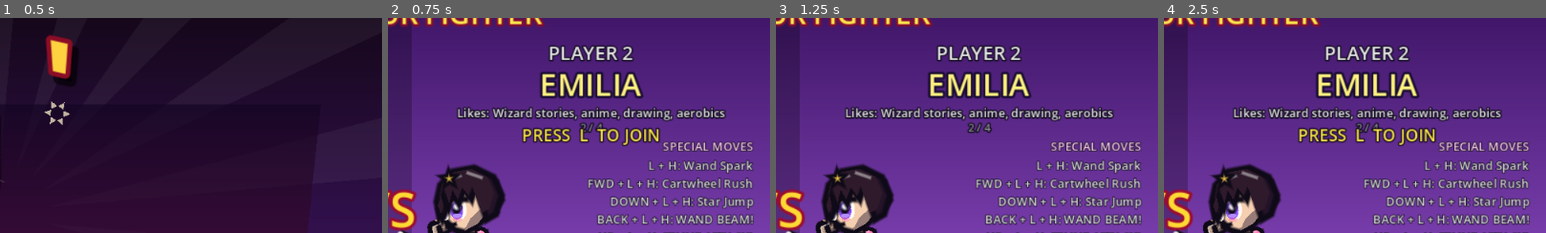
Above: before the commit, frames 1-4 (left to right).
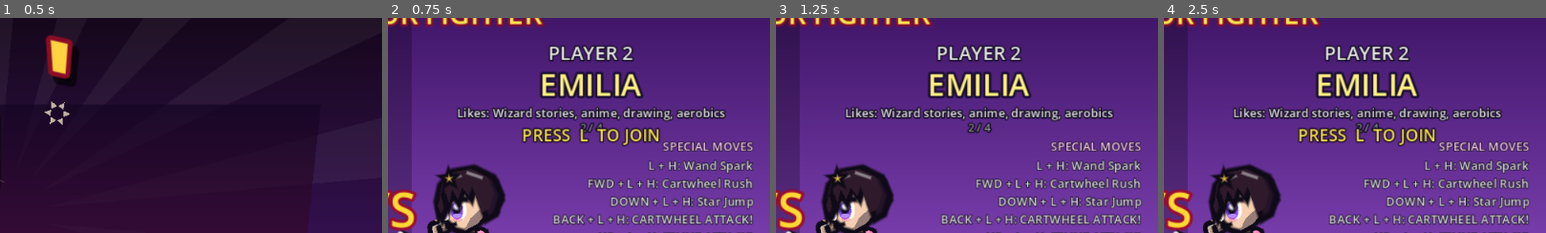
Above: after the commit, the same moments.

Repository: timoteoponce/fighting-game
Game: Godot game, scene res://scenes/main.tscn
Two runs of this game, one before a commit and one after it. Both use one fixed random seed, a clock stepped at 60 frames per second and the inputs below.
Inputs:
- Up to frame 1 (0.5 s): no input
- Up to frame 2 (0.75 s): tap Enter at 0.5 s; hold D from 0.53 s (still down); tap F at 0.6 s
- Up to frame 3 (1.25 s): keep holding D
- Up to frame 4 (2.5 s): release D at 1.28 s; hold S 1.28-2.03 s; tap G at 1.35 s; hold D from 2.03 s (still down); tap 1 at 2.1 s
The pictures show only the part of the screen within x 50-100%, y 7-57%; the shares and areas given below are measured in that part.

Frame 1 is identical in both runs. In frame 2, 1.8% of the frame differs, in the area x 43-96%, y 91-97%; in frame 3, 1.8%; in frame 4, 1.8%.

Commit message:
Updates Emilia special

Diff:
--- a/autoload/sfx.gd
+++ b/autoload/sfx.gd
@@ -90,19 +90,41 @@
 		_voices[id + "/" + line] = custom if custom else _voice(pitch, line)
 
 
+## Loads a fighter's voice line. Recordings dropped next to the executable win
+## over the built-in ones.
+##
+## The built-in path is used *as is* and must not be globalized:
+## `globalize_path("res://voices")` resolves to the executable's directory in an
+## exported build, not to the pack, so globalizing it is why Ulises' records
+## went missing from the web build (he is the only fighter with custom voices).
 func _load_recording(id: String, line: String) -> AudioStream:
-	for dir in [OS.get_executable_path().get_base_dir() + "/voices", ProjectSettings.globalize_path("res://voices")]:
-		var base := "%s/%s/%s" % [dir, id, line]
-		if FileAccess.file_exists(base + ".wav"):
-			# afconvert writes WAVE_FORMAT_EXTENSIBLE, which Godot's loader rejects.
-			var parsed := _load_pcm_wav(base + ".wav")
-			if parsed != null:
-				return parsed
-			var loaded := AudioStreamWAV.load_from_file(base + ".wav")
-			if loaded != null:
-				return loaded
-		if FileAccess.file_exists(base + ".ogg"):
-			return AudioStreamOggVorbis.load_from_file(base + ".ogg")
+	var stream := _load_recording_dir(OS.get_executable_path().get_base_dir() + "/voices", id, line, false)
+	if stream != null:
+		return stream
+	return _load_recording_dir("res://voices", id, line, true)
+
+
+func _load_recording_dir(dir: String, id: String, line: String, in_pack: bool) -> AudioStream:
+	var base := "%s/%s/%s" % [dir, id, line]
+	# Read a WAV ourselves first: afconvert writes WAVE_FORMAT_EXTENSIBLE, which
+	# Godot's loader rejects, and the raw bytes are the only way in.
+	if FileAccess.file_exists(base + ".wav"):
+		var parsed := _load_pcm_wav(base + ".wav")
+		if parsed != null:
+			return parsed
+		var loaded := AudioStreamWAV.load_from_file(base + ".wav")
+		if loaded != null:
+			return loaded
+	if FileAccess.file_exists(base + ".ogg"):
+		return AudioStreamOggVorbis.load_from_file(base + ".ogg")
+	# A built-in's raw file may not be packed but its imported resource is.
+	# `load()` follows the .import remap, which FileAccess cannot.
+	if in_pack:
+		for res in [base + ".wav", base + ".ogg"]:
+			if ResourceLoader.exists(res):
+				var r = load(res)
+				if r is AudioStream:
+					return r
 	return null
 
 
--- a/characters/emilia.gd
+++ b/characters/emilia.gd
@@ -40,7 +40,7 @@
 		["L + H", "Wand Spark"],
 		["FWD + L + H", "Cartwheel Rush"],
 		["DOWN + L + H", "Star Jump"],
-		["BACK + L + H", "WAND BEAM!"],
+		["BACK + L + H", "CARTWHEEL ATTACK!"],
 		["UP + L + H", "FELINE ATTACK!"],
 	]
 	poses = {
@@ -90,36 +90,40 @@
 			"pose_s": {"leg_f": 60, "knee_f": 100, "leg_b": 20, "knee_b": 100},
 			"pose_a": {"arm_f": 150, "elb_f": 0, "arm_b": 210, "elb_b": 0, "leg_f": 40, "knee_f": 0, "leg_b": -40, "knee_b": 0,
 				"lean": 0, "ground": 0, "hip": -46}}),
-		# Hyper A — WAND BEAM. Her old summons are gone; this is the wand itself,
-		# fired as a bar of raw light: violet body, white core, and a hard edge.
-		"hyper": MoveData.make({"id": "wand beam", "display": "WAND BEAM!", "level": 3, "startup": 15,
-			"active": 1, "recovery": 46, "invuln": 45, "prop": "sketch", "sfx": "magic",
-			"projectile": {"kind": "beam", "anchored": true, "size": Vector2(520, 120), "offset": Vector2(60, -84), "life": 52,
-				"hits": 12, "interval": 4, "damage": 22, "hitstun": 18, "kb": Vector2(3.4, 0), "chip": 0.2, "hitstop": 3,
-				"meter": 0.0, "level": 3, "final_knockdown": true, "strength": 99, "shake": 0.9, "sfx": "magic",
-				"tint": {"core": Color("fff8ff"), "mid": Color("b45cf0"), "edge": Color("3a0d5e"),
-					"halo": Color("c98aff"), "text": "WAND BEAM", "label": Color("2a0846"),
-					"label_ink": Color("f6e6ff")}},
-			# Wand held out in both hands, chin up: she is aiming it.
-			"cutin_pose": {"lean": -8, "head": -18, "arm_f": 164, "elb_f": 14, "arm_b": 150, "elb_b": 24,
-				"leg_f": 26, "knee_f": 26, "leg_b": -20, "knee_b": 22},
+		# Hyper A — CARTWHEEL ATTACK. Aerobics is her thing, so her heavy super is
+		# a full sideways wheel that keeps kicking all the way through them. Pure
+		# melee: it paces its own hits and carries no projectile, so it lands as a
+		# run of small kicks that resolve into one heavy finish.
+		"hyper": MoveData.make({"id": "cartwheel attack", "display": "CARTWHEEL ATTACK!", "level": 3,
+			"startup": 12, "active": 26, "recovery": 44, "invuln": 46, "sfx": "kick",
+			"hits": 6, "hit_interval": 4, "damage": 23, "hitstun": 17,
+			"hitbox": Rect2(-20, -124, 124, 112), "kb": Vector2(3.0, -3.6), "chip": 0.2,
+			"hitstop": 5, "meter": 0.0, "shake": 2.4, "hit_sfx": "heavy",
+			"dash_speed": 7.5, "dash_from": 5, "dash_to": 26,
+			"knockdown": true, "strength": 99, "spin": 720.0,
+			# Coiled low, both hands planted, ready to throw her weight over.
+			"cutin_pose": {"lean": 20, "head": 8, "arm_f": 34, "elb_f": 122, "arm_b": 44, "elb_b": 132,
+				"leg_f": 32, "knee_f": 52, "leg_b": -24, "knee_b": 46},
 			"keys": [
-				# Both hands come together on the wand...
-				[0, {"lean": 6, "head": 8, "arm_f": 40, "elb_f": 120, "arm_b": 30, "elb_b": 130,
-					"leg_f": 34, "knee_f": 40, "leg_b": -22, "knee_b": 30}, 0.5],
-				# ...then it is out in front of her and the light leaves the tip.
-				[14, {"lean": -8, "head": -14, "arm_f": 150, "elb_f": 8, "arm_b": 138, "elb_b": 14,
-					"leg_f": 40, "knee_f": 18, "leg_b": -26, "knee_b": 24}, 0.95],
-				[36, {"lean": -4, "head": -10, "arm_f": 144, "elb_f": 12, "arm_b": 132, "elb_b": 18,
-					"leg_f": 34, "knee_f": 22, "leg_b": -22, "knee_b": 26}, 0.4],
-				[50, {"lean": 2, "head": 0, "arm_f": 44, "elb_f": 90, "arm_b": 48, "elb_b": 96,
+				[0, {"lean": 22, "head": 10, "arm_f": 30, "elb_f": 126, "arm_b": 40, "elb_b": 136,
+					"leg_f": 28, "knee_f": 56, "leg_b": -22, "knee_b": 48}, 0.5],
+				# Hands down, hips up, legs scissoring wide: the wheel is over.
+				[11, {"lean": 0, "head": 0, "arm_f": 172, "elb_f": 0, "arm_b": 192, "elb_b": 0,
+					"leg_f": 42, "knee_f": 0, "leg_b": -42, "knee_b": 0, "ground": 0, "hip": -58}, 0.95],
+				# Feet over her head, still travelling.
+				[28, {"lean": 0, "head": 0, "arm_f": 168, "elb_f": 0, "arm_b": 188, "elb_b": 0,
+					"leg_f": 36, "knee_f": 0, "leg_b": -36, "knee_b": 0, "ground": 0, "hip": -54}, 0.6],
+				# Lands out of it, chest up, hands out.
+				[46, {"lean": 6, "head": 2, "arm_f": 44, "elb_f": 90, "arm_b": 48, "elb_b": 96,
 					"leg_f": 30, "knee_f": 34, "leg_b": -20, "knee_b": 30}, 0.35],
 			],
-			"events": {14: [["voice", {"line": "hyper"}], ["shake", {"amount": 4.0}]],
-				26: [["shake", {"amount": 2.5}]]},
-			# Shoving the light further out.
-			"contact_pose": {"lean": 12, "head": -6, "arm_f": 136, "elb_f": 20, "arm_b": 124, "elb_b": 26,
-				"leg_f": 34, "knee_f": 26, "leg_b": -22, "knee_b": 28}}),
+			# A whoosh as she leaves the floor, then a bigger one per revolution.
+			"events": {12: [["voice", {"line": "hyper"}], ["slash", {}], ["shake", {"amount": 3.0}]],
+				22: [["slash", {"r": 84.0}], ["sfx", {"name": "kick"}]],
+				32: [["slash", {"r": 76.0}]]},
+			# Bare foot through them, mid-wheel.
+			"contact_pose": {"lean": 8, "head": 4, "arm_f": 176, "elb_f": 0, "arm_b": 196, "elb_b": 0,
+				"leg_f": 50, "knee_f": 0, "leg_b": -32, "knee_b": 8, "ground": 0, "hip": -58}}),
 		# Hyper B — FELINE ATTACK. The tiger she drew comes off the page and goes
 		# for them. It travels, so it keeps the projectile-slow rule: the overlap
 		# window has to outlast `hits * interval` or it can never finish.
@@ -150,33 +154,33 @@
 			# The cat is through them and she is still holding the page up.
 			"contact_pose": {"lean": 14, "head": 6, "arm_f": 118, "elb_f": 0, "arm_b": 84, "elb_b": 60,
 				"leg_f": 40, "knee_f": 30, "leg_b": -30, "knee_b": 40}}),
-		# MAX of WAND BEAM — the whole chapter at once, and wide enough that it
-		# reads as the room being lit rather than as one shot.
-		"hyper_max": MoveData.make({"id": "page one hundred", "display": "PAGE ONE HUNDRED!", "level": 3,
-			"startup": 18, "active": 1, "recovery": 52, "invuln": 47, "prop": "sketch",
-			"meter_cost": 300, "sfx": "magic",
-			"projectile": {"kind": "beam", "anchored": true, "size": Vector2(820, 230), "offset": Vector2(60, -110), "life": 84,
-				"hits": 17, "interval": 5, "damage": 28, "hitstun": 20, "kb": Vector2(3.8, -1.0), "chip": 0.2, "hitstop": 4,
-				"meter": 0.0, "level": 3, "final_knockdown": true, "strength": 99, "shake": 1.0, "sfx": "magic",
-				"tint": {"core": Color("ffffff"), "mid": Color("d47cff"), "edge": Color("2a0846"),
-					"halo": Color("e2b0ff"), "text": "PAGE ONE HUNDRED", "label": Color("1a0430"),
-					"label_ink": Color("ffffff")}},
-			"cutin_pose": {"lean": -14, "head": -26, "arm_f": 176, "elb_f": 8, "arm_b": 162, "elb_b": 16,
-				"leg_f": 18, "knee_f": 22, "leg_b": -14, "knee_b": 20},
+		# MAX of CARTWHEEL ATTACK — a longer, faster wheel that spins the whole
+		# way round twice and sweeps most of the screen while it goes.
+		"hyper_max": MoveData.make({"id": "cartwheel cyclone", "display": "CARTWHEEL CYCLONE!", "level": 3,
+			"startup": 14, "active": 32, "recovery": 52, "invuln": 50, "sfx": "kick",
+			"meter_cost": 300,
+			"hits": 9, "hit_interval": 4, "damage": 25, "hitstun": 18,
+			"hitbox": Rect2(-28, -134, 156, 126), "kb": Vector2(3.4, -4.2), "chip": 0.2,
+			"hitstop": 5, "meter": 0.0, "shake": 3.0, "hit_sfx": "heavy",
+			"dash_speed": 9.5, "dash_from": 5, "dash_to": 30,
+			"knockdown": true, "strength": 99, "spin": 1080.0,
+			"cutin_pose": {"lean": 22, "head": 10, "arm_f": 28, "elb_f": 128, "arm_b": 38, "elb_b": 138,
+				"leg_f": 30, "knee_f": 56, "leg_b": -22, "knee_b": 50},
 			"keys": [
-				[0, {"lean": 8, "head": 10, "arm_f": 30, "elb_f": 130, "arm_b": 22, "elb_b": 140,
-					"leg_f": 40, "knee_f": 44, "leg_b": -26, "knee_b": 32}, 0.5],
-				[17, {"lean": -12, "head": -22, "arm_f": 168, "elb_f": 4, "arm_b": 156, "elb_b": 10,
-					"leg_f": 26, "knee_f": 12, "leg_b": -16, "knee_b": 14}, 0.95],
-				[62, {"lean": -6, "head": -16, "arm_f": 158, "elb_f": 10, "arm_b": 146, "elb_b": 16,
-					"leg_f": 22, "knee_f": 14, "leg_b": -12, "knee_b": 16}, 0.4],
-				[76, {"lean": 2, "head": 0, "arm_f": 44, "elb_f": 90, "arm_b": 48, "elb_b": 96,
+				[0, {"lean": 24, "head": 12, "arm_f": 26, "elb_f": 130, "arm_b": 36, "elb_b": 140,
+					"leg_f": 26, "knee_f": 58, "leg_b": -20, "knee_b": 52}, 0.5],
+				[13, {"lean": 0, "head": 0, "arm_f": 174, "elb_f": 0, "arm_b": 194, "elb_b": 0,
+					"leg_f": 46, "knee_f": 0, "leg_b": -46, "knee_b": 0, "ground": 0, "hip": -60}, 0.95],
+				[34, {"lean": 0, "head": 0, "arm_f": 166, "elb_f": 0, "arm_b": 186, "elb_b": 0,
+					"leg_f": 34, "knee_f": 0, "leg_b": -34, "knee_b": 0, "ground": 0, "hip": -52}, 0.6],
+				[56, {"lean": 8, "head": 2, "arm_f": 46, "elb_f": 88, "arm_b": 50, "elb_b": 94,
 					"leg_f": 30, "knee_f": 34, "leg_b": -20, "knee_b": 30}, 0.35],
 			],
-			"events": {18: [["voice", {"line": "hyper"}], ["shake", {"amount": 6.0}]],
-				40: [["shake", {"amount": 3.0}]]},
-			"contact_pose": {"lean": 10, "head": -10, "arm_f": 148, "elb_f": 16, "arm_b": 136, "elb_b": 22,
-				"leg_f": 28, "knee_f": 18, "leg_b": -16, "knee_b": 18}}),
+			"events": {14: [["voice", {"line": "hyper"}], ["slash", {}], ["shake", {"amount": 4.0}]],
+				26: [["slash", {"r": 96.0}], ["sfx", {"name": "kick"}]],
+				40: [["slash", {"r": 88.0}]]},
+			"contact_pose": {"lean": 10, "head": 6, "arm_f": 180, "elb_f": 0, "arm_b": 200, "elb_b": 0,
+				"leg_f": 54, "knee_f": 0, "leg_b": -34, "knee_b": 8, "ground": 0, "hip": -60}}),
 		# MAX of FELINE ATTACK — the big cat, drawn mid-leap and slower so it can
 		# still cross the opponent and land every hit.
 		"hyper2_max": MoveData.make({"id": "the whole chapter", "display": "THE WHOLE CHAPTER!", "level": 3,
--- a/scripts/fight/fight.gd
+++ b/scripts/fight/fight.gd
@@ -332,6 +332,16 @@
 			effects.say(o.position + Vector2(0, -74.0 * o.def.size), o.def.hurt_lines[0], -o.facing, o.index)
 
 
+## The finishing beat for a *melee* super. A projectile super reaches the payoff
+## when its `hits_left` reaches zero; a melee super has no projectile to run
+## out, so its Fighter calls this on the last frame of the active window. Only
+## one thing is meant to punch the screen, and for a melee super this is it.
+func hyper_finisher() -> void:
+	slowmo = maxi(slowmo, HYPER_CATCH_SLOWMO)
+	flash = maxi(flash, 3)
+	shake = maxf(shake, 6.0)
+
+
 ## A throw completed: same feedback a heavy hit gets, plus a stats entry.
 func on_throw(a: Fighter, d: Fighter, m: MoveData, res: String) -> void:
 	var key := "%s throw" % a.def.id
--- a/scripts/fighter/fighter.gd
+++ b/scripts/fighter/fighter.gd
@@ -707,6 +707,12 @@
 	if dashing:
 		vel.x = m.dash_speed * facing
 	_fire_events(sf)
+	# A melee super has no projectile whose `hits_left` can reach zero, so its
+	# finishing beat is the last frame of its active window — where the screen
+	# punch, the flash and the slow-motion catch land, the same payoff a
+	# projectile's final hit gets. Only if it actually connected.
+	if m.level == 3 and m.projectile.is_empty() and hits_done > 0 and sf == m.startup + m.active and fight != null:
+		fight.hyper_finisher()
 	# The character gets a look at this frame before its projectile is built, so
 	# a move can be re-scaled on the way out (Ulises' hyper grows with the ball).
 	def.on_move_frame(self, m, sf)
Not shown, changed: AGENTS.md
Not shown, changed: README.md
